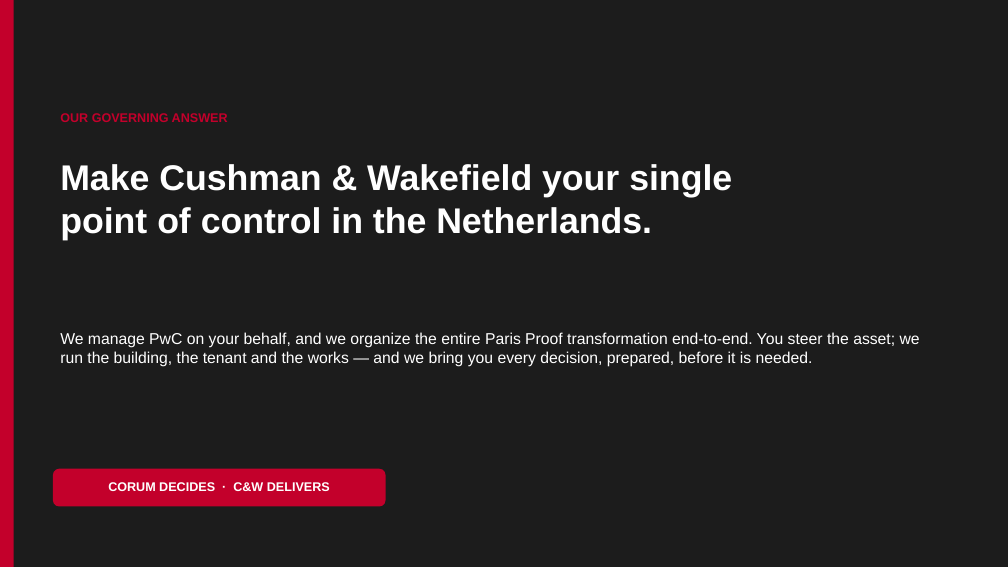
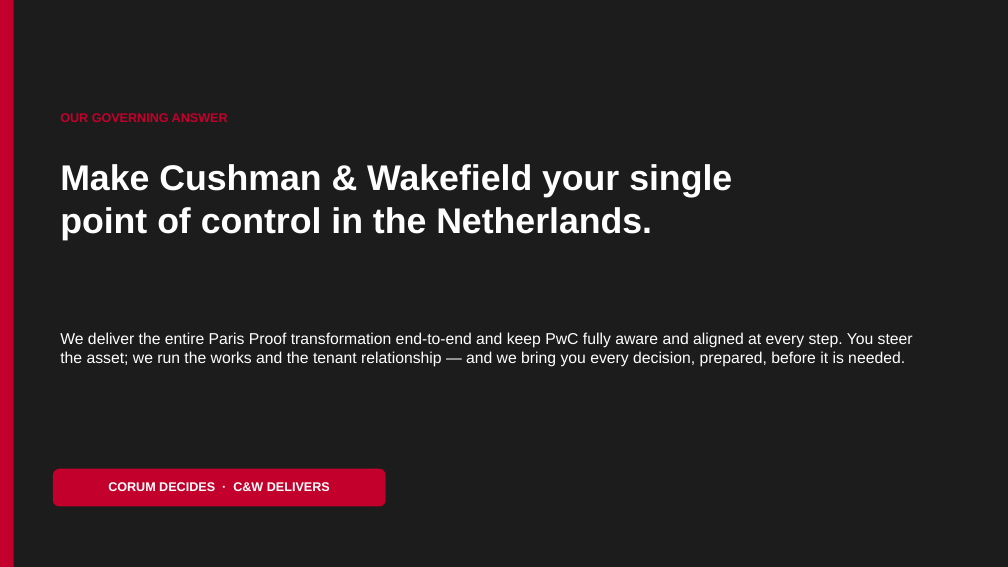
Before and after one commit to sjbezemer-cmyk/Solid-Base, a slide deck: slide 6 of corum-pitch/Corum-Westgate-I-Pitch-Wireframe.pptx. Drawn at 1008x567 pixels with LibreOffice and Linux fonts; fonts in the diff are those of the drawing. Boxes give left, top, right and bottom in pixels: in the first picture for what was removed or moved away, otherwise in the second. Text is boxed around its words. In the diff, an @@ line names an element or a change of style, - is before the commit and + after.

```diff
--- a/corum-pitch/Corum-Westgate-I-Pitch-Wireframe.pptx
+++ b/corum-pitch/Corum-Westgate-I-Pitch-Wireframe.pptx
@@ text at <box>60,332,913,367</box>: text changed @@
-We manage PwC on your behalf, and we organize the entire Paris Proof transformation end-to-end. You steer the asset; we run the building, the tenant and the works — and we bring you every decision, prepared, before it is needed.
+We deliver the entire Paris Proof transformation end-to-end and keep PwC fully aware and aligned at every step. You steer the asset; we run the works and the tenant relationship — and we bring you every decision, prepared, before it is needed.
```
Also in this commit, not shown: 4 other slides changed, 3 other files.
